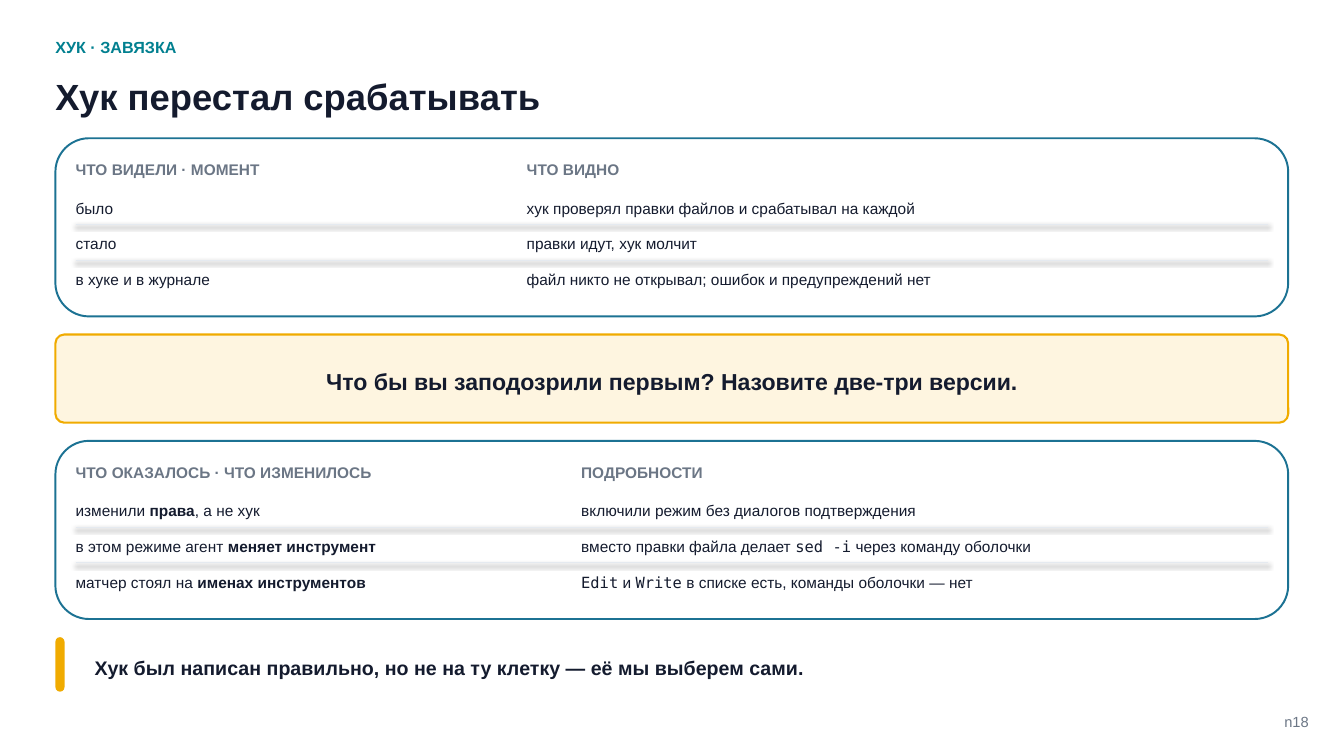
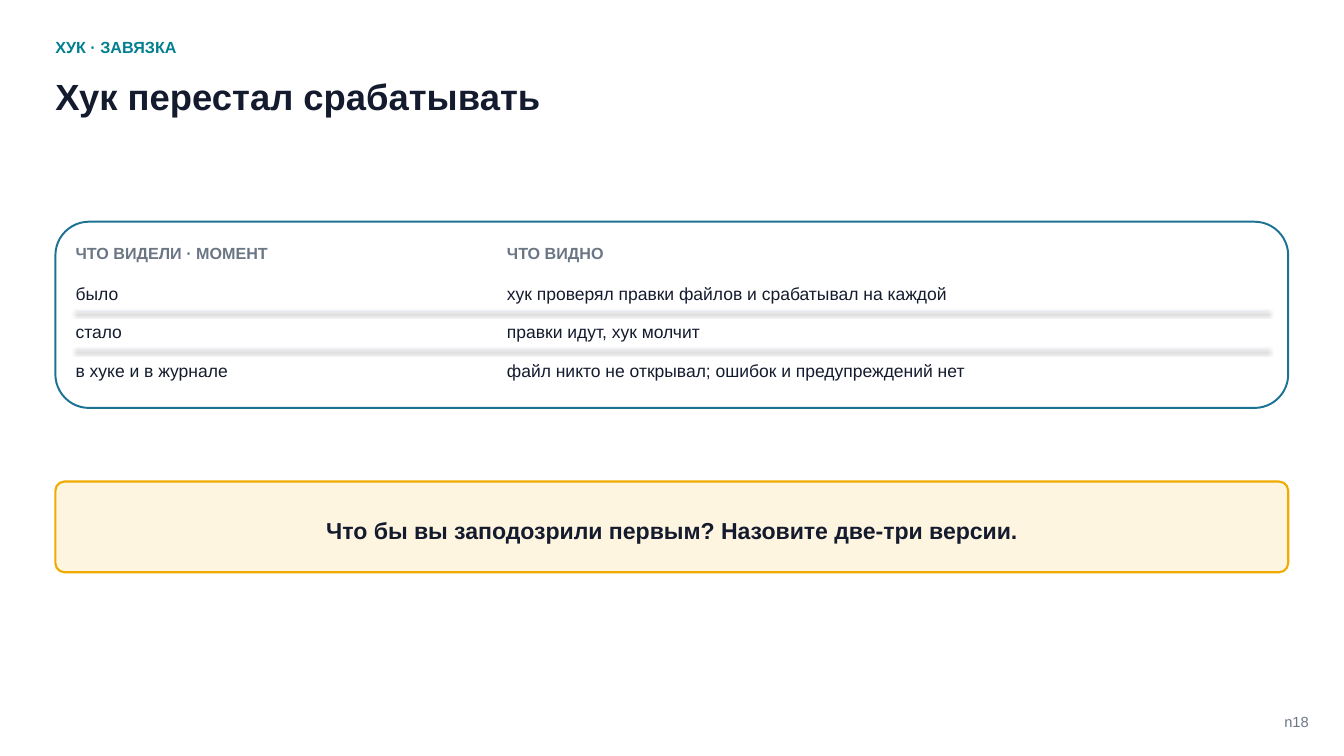
Before and after one commit to tellina-study/AI-usage-lessons, a slide deck: slide 18 of library/seminars/sem-05/rendered/sem-05.pptx. Drawn at 1344x756 pixels with LibreOffice and Linux fonts; fonts in the diff are those of the drawing. Boxes give left, top, right and bottom in pixels: in the first picture for what was removed or moved away, otherwise in the second. Text is boxed around its words. In the diff, an @@ line names an element or a change of style, - is before the commit and + after.

```diff
--- a/library/seminars/sem-05/rendered/sem-05.pptx
+++ b/library/seminars/sem-05/rendered/sem-05.pptx
@@ rounded rectangle: place and size @@
-rounded rectangle at (55, 138, 1289, 317)
+rounded rectangle at (55, 222, 1289, 408)
@@ rounded rectangle at (55, 222, 1289, 408): proportions changed @@
@@ text "ЧТО ВИДЕЛИ · МОМЕНТ" at (76, 248, 268, 262): size 11 to 11.5 pt @@
@@ text "ЧТО ВИДЕЛИ · МОМЕНТ": place and size @@
-text "ЧТО ВИДЕЛИ · МОМЕНТ" at (76, 164, 260, 178)
+text "ЧТО ВИДЕЛИ · МОМЕНТ" at (76, 248, 268, 262)
@@ text "ЧТО ВИДНО": place and size @@
-text "ЧТО ВИДНО" at (527, 164, 619, 178)
+text "ЧТО ВИДНО" at (507, 248, 604, 262)
@@ text "ЧТО ВИДНО" at (507, 248, 604, 262): size 11 to 11.5 pt @@
@@ text "было": place and size @@
-text "было" at (76, 202, 114, 214)
+text "было" at (76, 287, 119, 300)
@@ text "хук проверял правки файлов и ...": place and size @@
-text "хук проверял правки файлов и ..." at (527, 202, 915, 217)
+text "хук проверял правки файлов и ..." at (507, 287, 947, 304)
@@ text "стало": place and size @@
-text "стало" at (76, 240, 117, 249)
+text "стало" at (76, 328, 122, 338)
@@ line moved from (76, 260) - (1268, 260) to (76, 312) - (1268, 312) @@
@@ text "правки идут, хук молчит": place and size @@
-text "правки идут, хук молчит" at (527, 240, 697, 253)
+text "правки идут, хук молчит" at (507, 328, 700, 342)
@@ rounded rectangle removed at (55, 335, 1289, 422) @@
@@ size 11 to 12.5 pt in 6 elements at (507, 287, 947, 304), (76, 287, 119, 300), (507, 328, 700, 342), (76, 328, 122, 338), (507, 364, 965, 381), (76, 367, 227, 381) @@
@@ text "в хуке и в журнале": place and size @@
-text "в хуке и в журнале" at (76, 276, 210, 288)
+text "в хуке и в журнале" at (76, 367, 227, 381)
@@ line moved from (76, 225) - (1268, 225) to (76, 350) - (1268, 350) @@
@@ text "файл никто не открывал; ошибок ...": place and size @@
-text "файл никто не открывал; ошибок ..." at (527, 273, 931, 289)
+text "файл никто не открывал; ошибок ..." at (507, 364, 965, 381)
@@ text removed at (76, 467, 371, 478) @@
-ЧТО ОКАЗАЛОСЬ · ЧТО ИЗМЕНИЛОСЬ
@@ text removed at (581, 467, 703, 481) @@
-ПОДРОБНОСТИ
@@ rounded rectangle: place and size @@
-rounded rectangle at (55, 441, 1289, 619)
+rounded rectangle at (55, 482, 1289, 573)
@@ rounded rectangle at (55, 482, 1289, 573): fill #FFFFFF to #FEF5E0; outline #1C7293 1.4 pt to #F0AB00 1.5 pt; proportions changed @@
@@ text removed at (76, 507, 260, 520) @@
-изменили права, а не хук
@@ text "Что бы вы заподозрили первым? ...": place and size @@
-text "Что бы вы заподозрили первым? ..." at (326, 373, 1017, 395)
+text "Что бы вы заподозрили первым? ..." at (326, 522, 1017, 544)
@@ text removed at (581, 505, 916, 520) @@
-включили режим без диалогов подтверждения
@@ line removed from (76, 527) to (1268, 527) @@
@@ text removed at (76, 543, 375, 556) @@
-в этом режиме агент меняет инструмент
@@ line removed from (76, 564) to (1268, 564) @@
@@ text removed at (581, 540, 1031, 556) @@
-вместо правки файла делает sed -i через команду оболочки
@@ text removed at (76, 579, 366, 592) @@
-матчер стоял на именах инструментов
@@ text removed at (581, 576, 973, 591) @@
-Edit и Write в списке есть, команды оболочки — нет
@@ rounded rectangle removed at (55, 637, 65, 692) @@
@@ text removed at (95, 660, 803, 679) @@
-Хук был написан правильно, но не на ту клетку — её мы выберем сами.
```
Also in this commit, not shown: 1 other slide changed, 2 slides added, 7 other files.
